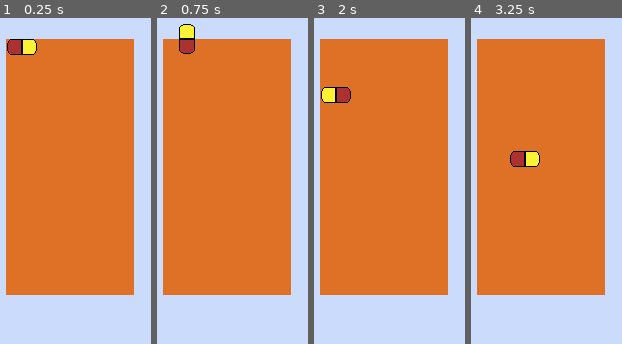
Above: before the commit, frames 1-4 (left to right).
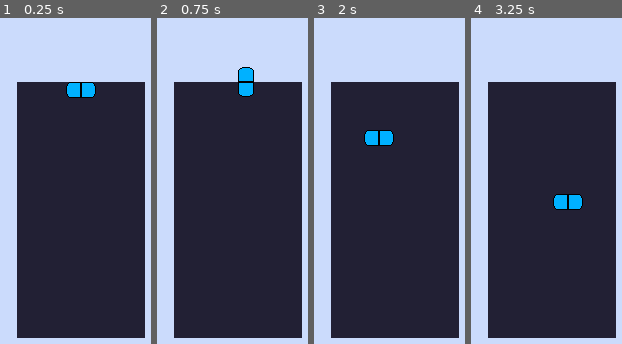
Above: after the commit, the same moments.

Repository: KurzweilTV/GodotWild67
Game: Godot game, scene res://levels/proto.tscn
Same seed, same stepped clock (60 frames per second), same inputs: the game is played once before the commit and once after it.
Inputs:
- Up to frame 1 (0.25 s): no input
- Up to frame 2 (0.75 s): tap Enter at 0.5 s; hold D (right) from 0.53 s (still down); hold Space (rotate) from 0.53 s (still down)
- Up to frame 3 (2 s): tap S (slam) at 0.8, 1.35 s; release D (right) at 1.28 s; release Space (rotate) at 1.28 s; hold A (left) from 1.28 s (still down); tap Space (rotate) at 1.55 s
- Up to frame 4 (3.25 s): tap Enter at 2 s; release A (left) at 2.03 s; hold Space (rotate) 2.03-2.78 s; hold D (right) from 2.03 s (still down); tap S (slam) at 2.3, 2.85 s; tap Space (rotate) at 3.05 s

The runs differ from the first frame. In frame 1, 83% of the frame differs, in the area x 3-97%, y 6-99%; in frame 2, 83%, in the area x 3-97%, y 1-99%; in frame 3, 83%; in frame 4, 83%.

Commit message:
adds futile attempt to make the gird work

Diff:
--- a/globals/grid.gd
+++ b/globals/grid.gd
@@ -1,34 +1,32 @@
-extends Node
+extends Node2D
 
-var grid = []
-var grid_width = 8
-var grid_height = 16
-var origin : Vector2 = Vector2(256,128)
+var grid = []  # Nested array for grid representation
+var grid_size = Vector2(8, 16)     # Store grid dimensions
 
 func _ready():
 	initialize_grid()
 
 func initialize_grid():
 	grid = []
-	for i in range(grid_height):
+	for y in range(grid_size.y):
 		grid.append([])
-		grid[i].resize(grid_width)
-		for j in range(grid_width):
-			grid[i][j] = null
+		for x in range(grid_size.x):
+			grid[y].append(false)  # Set all cells to unoccupied
 
 func position_to_grid(pos):
-	var grid_x = int((pos.x - origin.x) / 16)
-	var grid_y = int((pos.y - origin.y) / 16)
+	var grid_x = int(pos.x / 16)
+	var grid_y = int(pos.y / 16)
 	return Vector2(grid_x, grid_y)
 
 func grid_to_position(grid_pos):
-	var pixel_x = grid_pos.x * 16 + origin.x
-	var pixel_y = grid_pos.y * 16 + origin.y
+	var pixel_x = grid_pos.x * 16
+	var pixel_y = grid_pos.y * 16
 	return Vector2(pixel_x, pixel_y)
 
 func set_cell_occupied(grid_pos, occupied: bool):
-	if grid_pos.x >= 0 and grid_pos.x < grid_width and grid_pos.y >= 0 and grid_pos.y < grid_height:
-		Grid[grid_pos.y][grid_pos.x] = occupied if true else null
+	if grid_pos.x >= 0 and grid_pos.x < grid_size.x and grid_pos.y >= 0 and grid_pos.y < grid_size.y:
+		grid[grid_pos.y][grid_pos.x] = occupied
 
 func check_for_line_clears() -> void:
 	print("Checked for Line Clears")
+	#TODO Implement your line clearing logic here
--- a/levels/proto.tscn
+++ b/levels/proto.tscn
@@ -1,14 +1,15 @@
 [gd_scene load_steps=3 format=3 uid="uid://vlkg0et0ecx8"]
 
-[ext_resource type="Texture2D" uid="uid://b0qitn2drd2h6" path="res://art/background/BottleProto.png" id="1_bfcjq"]
-[ext_resource type="PackedScene" uid="uid://c47c6b351f186" path="res://scenes/capsule.tscn" id="2_0fuqp"]
+[ext_resource type="Texture2D" uid="uid://dacq5g85t6grh" path="res://art/background/SolidBG.png" id="1_kr8x1"]
+[ext_resource type="PackedScene" uid="uid://dl2wqasa6pwrg" path="res://scenes/gameboard.tscn" id="2_rdsck"]
 
 [node name="Proto" type="Node2D"]
 
-[node name="Sprite2D" type="Sprite2D" parent="."]
+[node name="Background" type="Sprite2D" parent="."]
 texture_filter = 1
-texture = ExtResource("1_bfcjq")
+texture = ExtResource("1_kr8x1")
 centered = false
+metadata/_edit_lock_ = true
 
-[node name="Capsule" parent="Sprite2D" instance=ExtResource("2_0fuqp")]
-position = Vector2(264, 137)
+[node name="Gameboard" parent="." instance=ExtResource("2_rdsck")]
+position = Vector2(267, 172)
--- a/scenes/capsule.tscn
+++ b/scenes/capsule.tscn
@@ -1,21 +1,23 @@
 [gd_scene load_steps=3 format=3 uid="uid://c47c6b351f186"]
 
-[ext_resource type="Script" path="res://scenes/capsule.gd" id="1_ehhrs"]
+[ext_resource type="Script" path="res://scripts/capsule.gd" id="1_ehhrs"]
 [ext_resource type="Texture2D" uid="uid://bqfs7txi8mrb8" path="res://art/capsules/Capsule.png" id="1_ko4cb"]
 
 [node name="Capsule" type="Sprite2D"]
 texture_filter = 1
 texture = ExtResource("1_ko4cb")
-offset = Vector2(8, 2.08165e-12)
+centered = false
 hframes = 6
+frame = 3
 script = ExtResource("1_ehhrs")
 
 [node name="Ticker" type="Timer" parent="."]
 autostart = true
 
 [node name="LeftMarker" type="Marker2D" parent="."]
+position = Vector2(-4, 0)
 
 [node name="RightMarker" type="Marker2D" parent="."]
-position = Vector2(16, 0)
+position = Vector2(20, 0)
 
 [connection signal="timeout" from="Ticker" to="." method="_on_ticker_timeout"]
--- /dev/null
+++ b/scenes/gameboard.tscn
@@ -0,0 +1,11 @@
+[gd_scene load_steps=3 format=3 uid="uid://dl2wqasa6pwrg"]
+
+[ext_resource type="Texture2D" uid="uid://bej8hnsdptpos" path="res://art/background/GameBoard.png" id="1_hpd0o"]
+[ext_resource type="Script" path="res://scripts/gameboard.gd" id="1_mxnh0"]
+
+[node name="Gameboard" type="Node2D"]
+script = ExtResource("1_mxnh0")
+
+[node name="Sprite2D" type="Sprite2D" parent="."]
+texture = ExtResource("1_hpd0o")
+centered = false
--- a/scenes/capsule.gd
+++ b/scripts/capsule.gd
@@ -3,17 +3,19 @@
 
 const RIGHT_EDGE : int = 7
 const LEFT_EDGE : int = 0
-const FLOOR : int = 15
+const FLOOR : int = 16
 
 var is_active_piece : bool = true
 var max_left : int = 0
-var max_right : int = 6
+var max_right : int = 7
 var max_down : int = 15
-var current_grid : Vector2 = Vector2.ZERO
+var marker_pos : Dictionary = {
+	"marker1": Vector2.ZERO,
+	"marker2": Vector2.ZERO
+	}
 
 @onready var ticker: Timer = $Ticker
-@onready var left_marker: Marker2D = $LeftMarker
-@onready var right_marker: Marker2D = $RightMarker
+@onready var markers: Array = [$LeftMarker, $RightMarker]
 
 # Called when the node enters the scene tree for the first time.
 func _ready() -> void:
@@ -36,16 +38,20 @@
 		rotate_ccw()
 
 func _process(_delta: float) -> void:
-	current_grid = Grid.position_to_grid(position) # track location at all times
+	if is_active_piece:
+		enforce_bounds()
 
 # move and rotate functions
 func move_left() -> void:
 	position.x -= 16
 
+
 func move_right() -> void:
 	position.x += 16
 
 func move_down() -> void:
+	if not is_active_piece:
+		return
 	var movement_options : Dictionary = check_on_grid(position)
 	if movement_options["down"]:
 		position.y += 16
@@ -54,29 +60,34 @@
 	rotation_degrees -= 90
 	if rotation_degrees == -360 or rotation_degrees == 360:
 		rotation_degrees = 0
+	if rotation_degrees == -90:
+		position += Vector2(0, 16)
+	if rotation_degrees == -180:
+		position += Vector2(16, 0)
+	if rotation_degrees == -270:
+		position += Vector2(0, -16)
+	if rotation_degrees == 0:
+		position -= Vector2(16, 0)
 
-	# prevent from going off the right edge
-	if rotation_degrees == 0:
-		max_right -= 1
-		if current_grid.x >= RIGHT_EDGE:
-			position.x -= 16
-	else:
-		max_right = RIGHT_EDGE
 
-	# prevent from going off the left edge
-	if rotation_degrees == -180:
-		max_left += 1
-		if current_grid.x <= LEFT_EDGE:
-			position.x += 16
-	else:
-		max_left = LEFT_EDGE
+func update_marker_pos() -> void:
+	marker_pos["marker1"] = Grid.position_to_grid(markers[0].global_position)
+	marker_pos["marker2"] = Grid.position_to_grid(markers[1].global_position)
 
-	# prevent from going off the bottom
-	if rotation_degrees == -270:
-		max_down -= 1
-	else:
-		max_down = FLOOR
+func enforce_bounds() -> void:
+	var adjust_position = Vector2.ZERO
 
+	for marker_name in marker_pos.keys():
+		var marker_grid_loc = marker_pos[marker_name]
+		if marker_grid_loc.x < LEFT_EDGE:
+			adjust_position.x = max(adjust_position.x, LEFT_EDGE - marker_grid_loc.x)
+		elif marker_grid_loc.x > RIGHT_EDGE:
+			adjust_position.x = min(adjust_position.x, RIGHT_EDGE - marker_grid_loc.x)
+		if marker_grid_loc.y >= FLOOR:
+			adjust_position.y = min(adjust_position.y, FLOOR - marker_grid_loc.y)
+
+	var position_adjustment = Grid.grid_to_position(adjust_position) - Grid.grid_to_position(Vector2.ZERO)
+	position += position_adjustment
 
 func update_tick_speed() -> void: # faster drops based on game_level
 	var base_speed : float = 1.0
--- /dev/null
+++ b/scripts/gameboard.gd
@@ -0,0 +1,12 @@
+extends Node2D
+
+var capsule_scene = preload("res://scenes/capsule.tscn")
+var spawn_point = Grid.grid_to_position(Vector2(3, 0))
+
+func _ready() -> void:
+	spawn_piece()
+
+func spawn_piece() -> void:
+	var capsule = capsule_scene.instantiate()
+	add_child(capsule)
+	capsule.position = spawn_point
Binary file removed: art/background/BottleProto.png
Binary file added: art/background/GameBoard.aseprite
Binary file added: art/background/GameBoard.png
Not shown, changed: art/background/GameBoard.png.import
Binary file added: art/background/SolidBG.png
Not shown, added: art/background/SolidBG.png.import
Binary file changed: art/capsules/Capsule.aseprite
Binary file changed: art/capsules/Capsule.png
